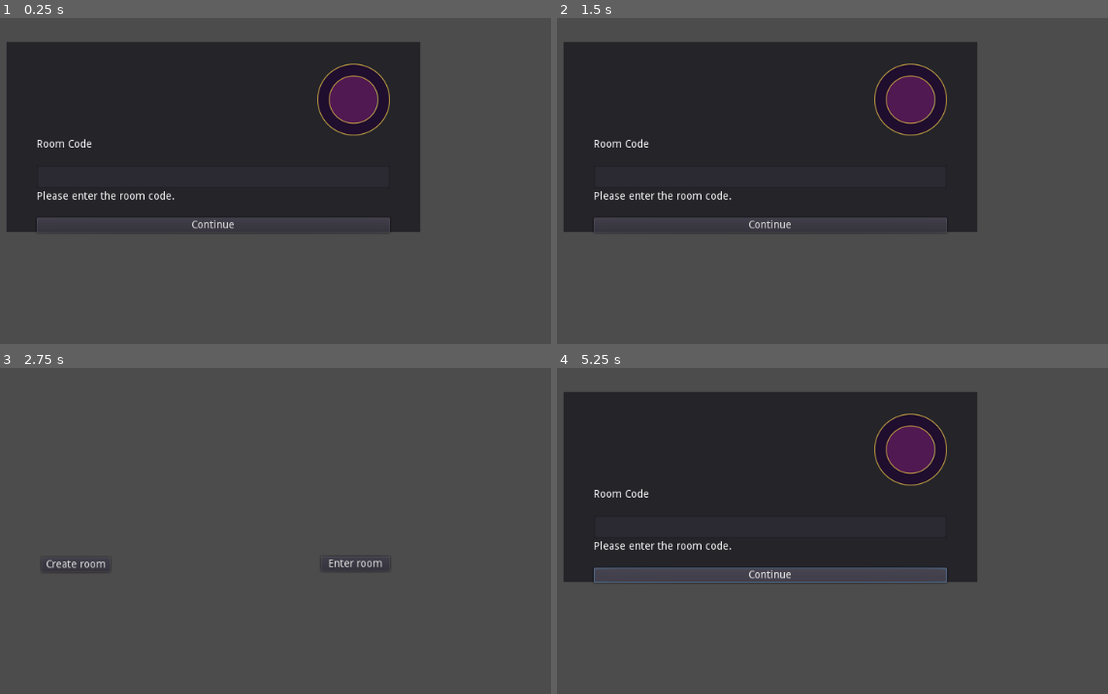
Above: before the commit, frames 1-4 (two rows, left to right).
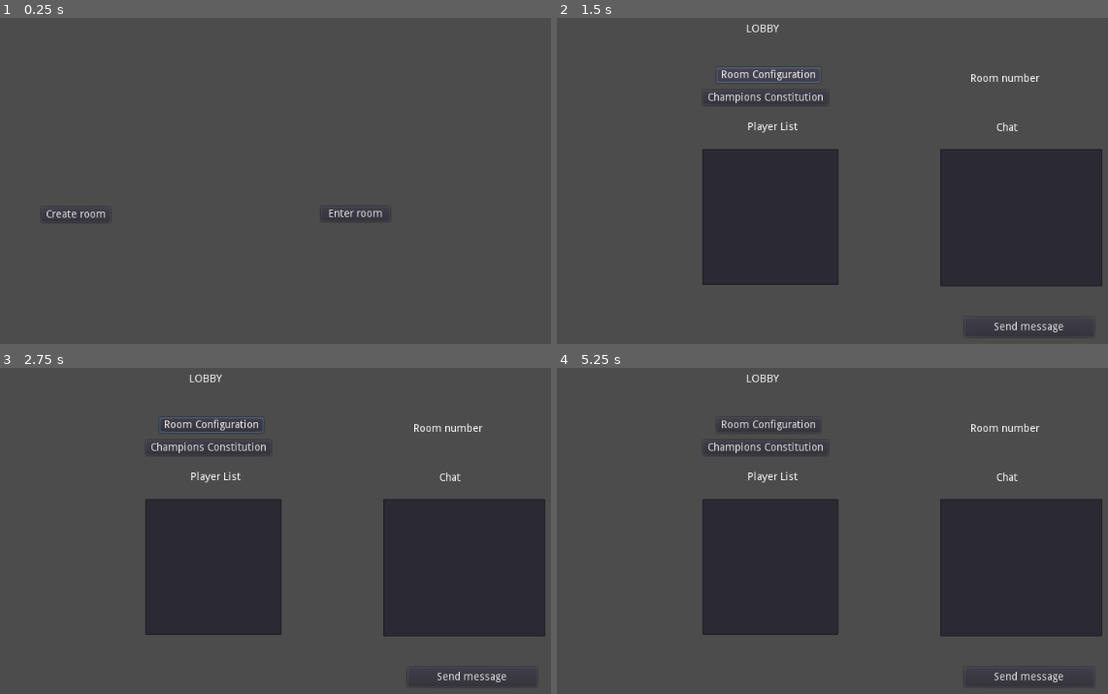
Above: after the commit, the same moments.

Repository: braveachilles/online_test_connection
Game: Godot game, scene res://RoomMenu.tscn
The game is run twice, just before and just after one commit, with the same random seed, the same clock (stepped at 60 frames per second) and the same inputs.
Inputs (mouse positions are in pixels of both pictures, inside the frame that each line leads up to):
- Up to frame 1 (0.25 s): no input
- Up to frame 2 (1.5 s): click "Create room" at 0.5 s; click (766, 76) at 1.25 s, where only the run after the commit has a clickable "Room Configuration"
- Up to frame 3 (2.75 s): click (352, 449) at 2.02 s
- Up to frame 4 (5.25 s): click (766, 446) at 2.75 s, where only the run after the commit has a clickable "Champions Constitution"; click (915, 563) at 3.5 s, where only the run before the commit has a clickable "Enter room"; click (915, 563) at 4.25 s, where only the run before the commit has a clickable "Enter room"; click (771, 576) at 5 s, where only the run before the commit has a clickable "Continue"

The runs differ from the first frame. In frame 1, 41% of the frame differs, in the area x 1-77%, y 7-66%; in frame 2, 49%; in frame 3, 24%; in frame 4, 49%, in the area x 1-99%, y 1-98%.

Commit message:
progress online test

Diff:
--- /dev/null
+++ b/Global.gd
@@ -0,0 +1,18 @@
+extends Node
+var id_room
+var player_list = []
+
+
+# Declare member variables here. Examples:
+# var a = 2
+# var b = "text"
+
+
+# Called when the node enters the scene tree for the first time.
+func _ready():
+	pass # Replace with function body.
+
+
+# Called every frame. 'delta' is the elapsed time since the previous frame.
+#func _process(delta):
+#	pass
--- a/Lobby.tscn
+++ b/Lobby.tscn
@@ -4,7 +4,7 @@
 anchor_right = 1.0
 anchor_bottom = 1.0
 
-[node name="Label" type="Label" parent="."]
+[node name="Lobby" type="Label" parent="."]
 anchor_right = 1.0
 anchor_bottom = 1.0
 margin_left = 480.0
@@ -42,3 +42,35 @@
 margin_right = 939.0
 margin_bottom = 565.0
 text = "Send message"
+
+[node name="RoomConfiguration" type="Button" parent="."]
+margin_left = 441.0
+margin_top = 208.0
+margin_right = 578.0
+margin_bottom = 228.0
+text = "Room Configuration"
+
+[node name="ChampionConstitution" type="Button" parent="."]
+margin_left = 423.0
+margin_top = 238.0
+margin_right = 588.0
+margin_bottom = 258.0
+text = "Champions Constitution"
+
+[node name="PlayerListTitle" type="Label" parent="."]
+anchor_right = 1.0
+anchor_bottom = 1.0
+margin_left = 482.0
+margin_top = 280.0
+margin_right = -499.0
+margin_bottom = -306.0
+text = "Player List"
+
+[node name="ChatTitle" type="Label" parent="."]
+anchor_right = 1.0
+anchor_bottom = 1.0
+margin_left = 810.0
+margin_top = 281.0
+margin_right = -148.0
+margin_bottom = -305.0
+text = "Chat"
--- a/RoomMenu.gd
+++ b/RoomMenu.gd
@@ -1,5 +1,5 @@
 extends Control
-
+var network_peer
 
 # Declare member variables here. Examples:
 # var a = 2
@@ -11,12 +11,21 @@
 	pass # Replace with function body.
 
 
-# Here must be created the connection (network multiplayer ppeer)
+# Here must be created the connection (network multiplayer peer)
 
 
 func _on_CreateRoom_pressed():
 	var peer = NetworkedMultiplayerENet.new()
 	peer.create_server(8000, 4)
+	network_peer = peer
+	Global.player_list.append(peer)
+	var http = $HTTPRequest
+	http.request("https://api.ipify.org")
+	get_tree().change_scene("res://Lobby.tscn")
+
+func print_ip(result, response_code, headers, body):
+	var ip = body.get_string_from_utf8()
+	print("la ip es: " + ip)
 
 
 func _on_EnterRoom_pressed():
@@ -25,3 +34,8 @@
 
 func _on_TextureButton_pressed():
 	$PopupEnterCodeRoom.visible = false
+
+
+func _on_HTTPRequest_request_completed(result, response_code, headers, body):
+	var ip = body.get_string_from_utf8()
+	print("la ip es: " + ip)
--- a/RoomMenu.tscn
+++ b/RoomMenu.tscn
@@ -1,7 +1,6 @@
-[gd_scene load_steps=3 format=2]
+[gd_scene load_steps=2 format=2]
 
 [ext_resource path="res://RoomMenu.gd" type="Script" id=1]
-[ext_resource path="res://normal_corner.png" type="Texture" id=2]
 
 [node name="RoomMenu" type="Control"]
 anchor_right = 1.0
@@ -23,6 +22,7 @@
 text = "Enter room"
 
 [node name="PopupEnterCodeRoom" type="Panel" parent="."]
+visible = false
 anchor_right = 1.0
 anchor_bottom = 1.0
 margin_left = 239.0
@@ -38,40 +38,44 @@
 margin_right = -40.0
 margin_bottom = -29.0
 
-[node name="TextureButton" type="TextureButton" parent="PopupEnterCodeRoom/VBoxContainer"]
-margin_left = 370.0
+[node name="TextureButton" type="Button" parent="PopupEnterCodeRoom/VBoxContainer"]
+margin_left = 446.0
+margin_top = 46.0
 margin_right = 466.0
-margin_bottom = 96.0
+margin_bottom = 66.0
 size_flags_horizontal = 10
 size_flags_vertical = 10
-texture_normal = ExtResource( 2 )
+text = "X"
 
 [node name="RoomCode" type="Label" parent="PopupEnterCodeRoom/VBoxContainer"]
-margin_top = 100.0
+margin_top = 70.0
 margin_right = 466.0
-margin_bottom = 131.0
+margin_bottom = 101.0
 text = "Room Code
 "
 
 [node name="TextEdit" type="TextEdit" parent="PopupEnterCodeRoom/VBoxContainer"]
-margin_top = 135.0
+margin_top = 105.0
 margin_right = 466.0
-margin_bottom = 165.0
+margin_bottom = 135.0
 rect_min_size = Vector2( 0, 30 )
 
 [node name="TextPopup" type="Label" parent="PopupEnterCodeRoom/VBoxContainer"]
-margin_top = 169.0
+margin_top = 139.0
 margin_right = 466.0
-margin_bottom = 200.0
+margin_bottom = 170.0
 text = "Please enter the room code.
 "
 
 [node name="Continue" type="Button" parent="PopupEnterCodeRoom/VBoxContainer"]
-margin_top = 204.0
+margin_top = 174.0
 margin_right = 466.0
-margin_bottom = 224.0
+margin_bottom = 194.0
 text = "Continue"
+
+[node name="HTTPRequest" type="HTTPRequest" parent="."]
 
 [connection signal="pressed" from="CreateRoom" to="." method="_on_CreateRoom_pressed"]
 [connection signal="pressed" from="EnterRoom" to="." method="_on_EnterRoom_pressed"]
 [connection signal="pressed" from="PopupEnterCodeRoom/VBoxContainer/TextureButton" to="." method="_on_TextureButton_pressed"]
+[connection signal="request_completed" from="HTTPRequest" to="." method="_on_HTTPRequest_request_completed"]
--- a/project.godot
+++ b/project.godot
@@ -14,6 +14,10 @@
 run/main_scene="res://RoomMenu.tscn"
 config/icon="res://icon.png"
 
+[autoload]
+
+Global="*res://Global.gd"
+
 [gui]
 
 common/drop_mouse_on_gui_input_disabled=true
Binary file added: X.png
Not shown, added: X.png.import
